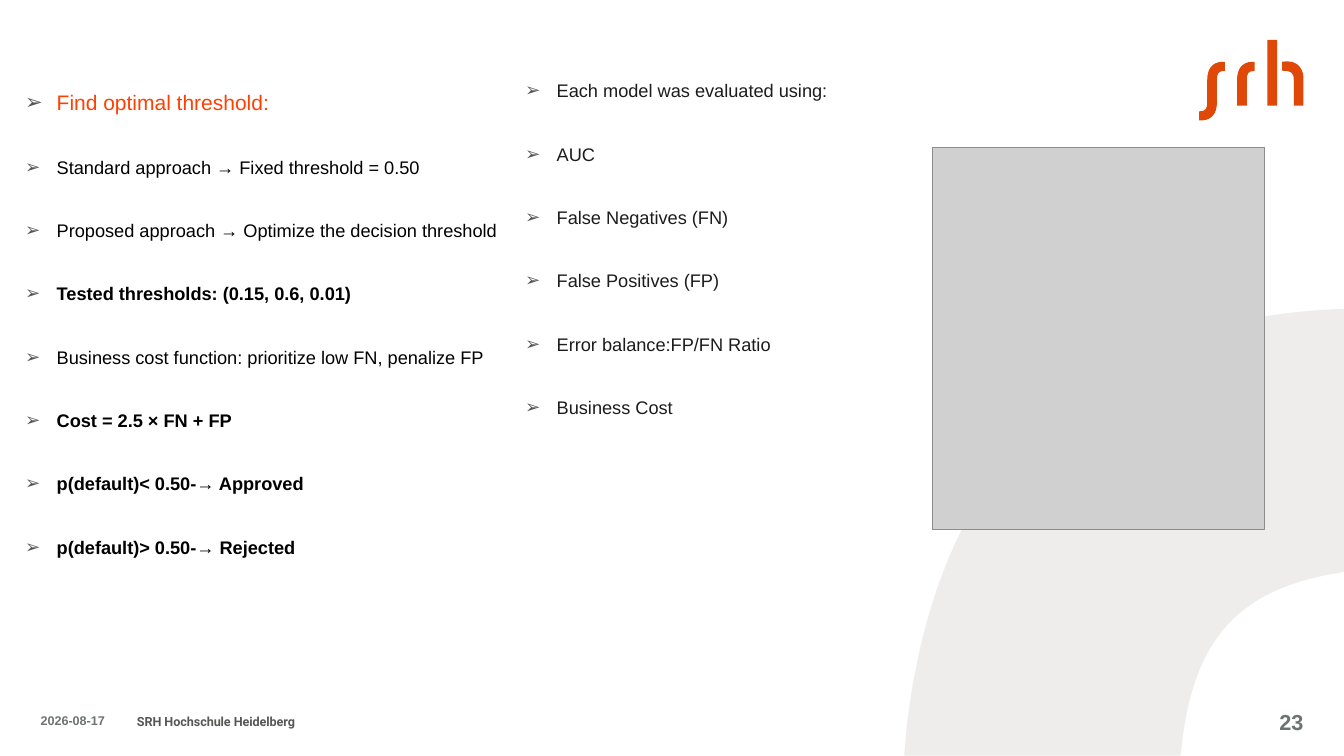
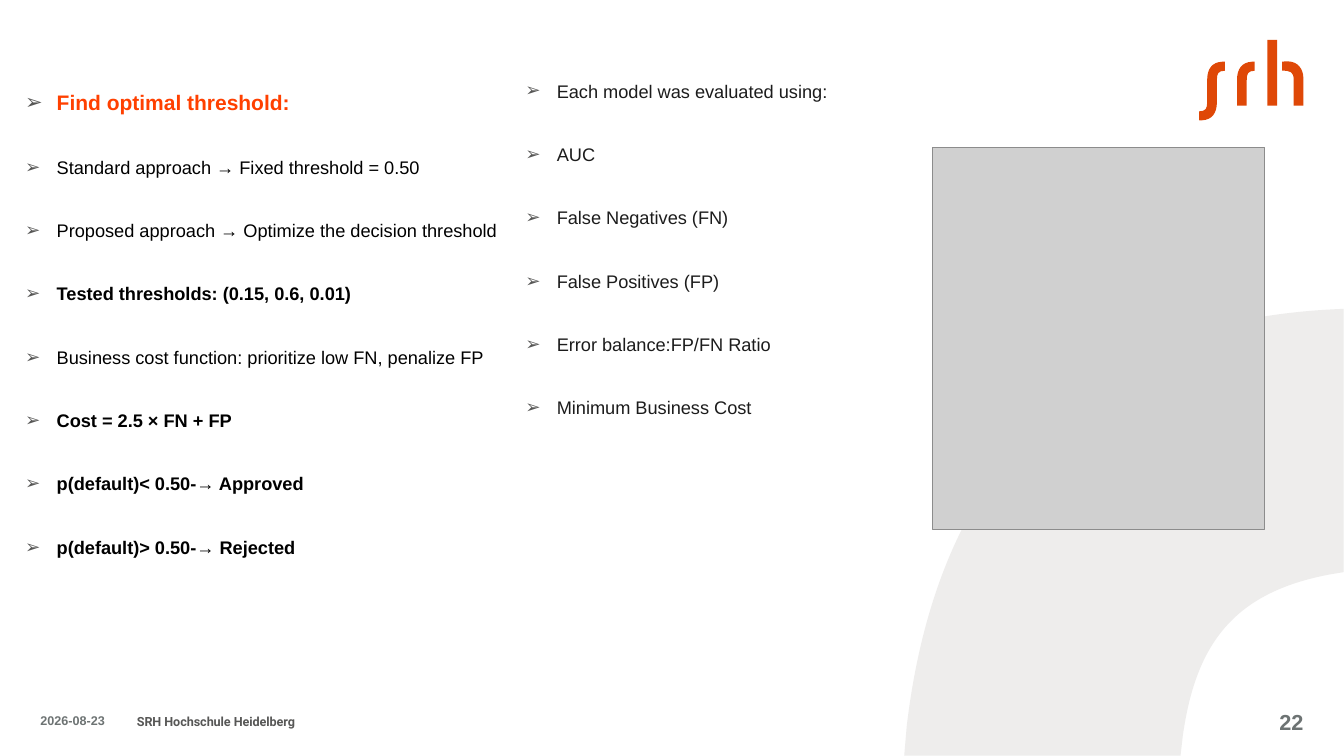
Before and after one commit to aminfeli/Thesis, a slide deck: slide 22 of 7-Presentation/presentation.pptx (slide 23 before the commit). Drawn at 1344x756 pixels with LibreOffice and Linux fonts; fonts in the diff are those of the drawing; grey boxes stand for pictures. Boxes give left, top, right and bottom in pixels: in the first picture for what was removed or moved away, otherwise in the second. Text is boxed around its words. In the diff, an @@ line names an element or a change of style, - is before the commit and + after.

```diff
--- a/7-Presentation/presentation.pptx
+++ b/7-Presentation/presentation.pptx
@@ text at (x1=57, y1=94, x2=290, y2=114): bold on in "Find optimal threshold:" @@
@@ freeform shape at (x1=904, y1=309, x2=1344, y2=755): outline redrawn @@
@@ text at (x1=557, y1=400, x2=751, y2=414): text changed @@
-➢ Business Cost
+➢ Minimum Business Cost
@@ text at (x1=40, y1=716, x2=104, y2=725): text changed @@
-2026-08-17
+2026-08-23
@@ page number at (x1=1279, y1=715, x2=1303, y2=730): text changed @@
-23
+22
```
Also in this commit, not shown: 30 other slides changed, 2 slides added, 3 slides removed.
